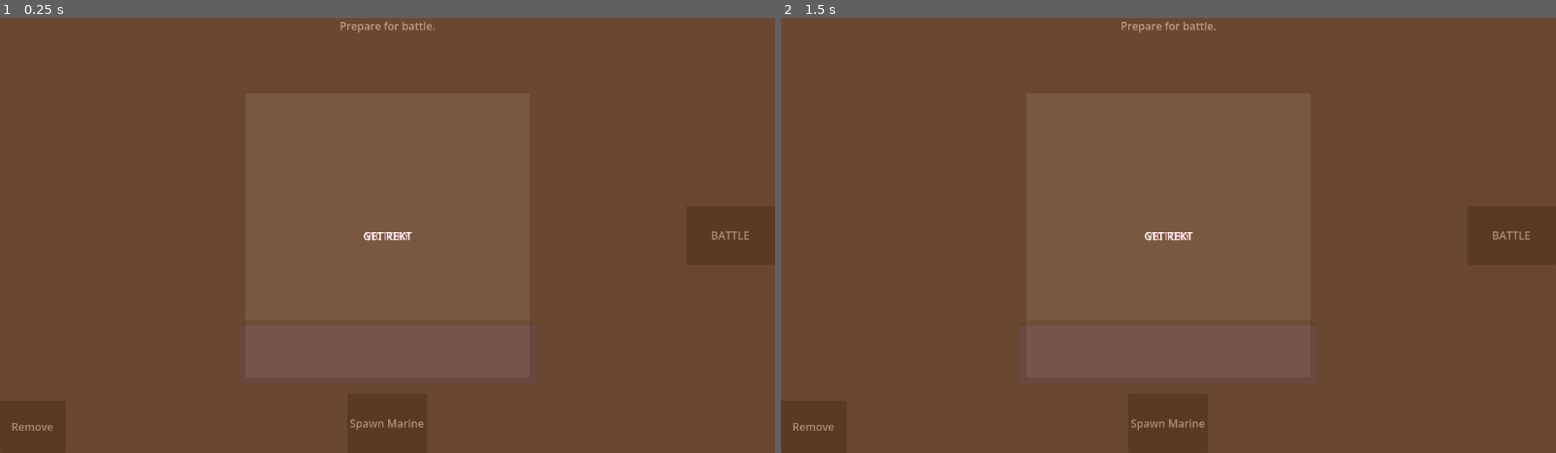
Above: before the commit, frames 1-2 (left to right).
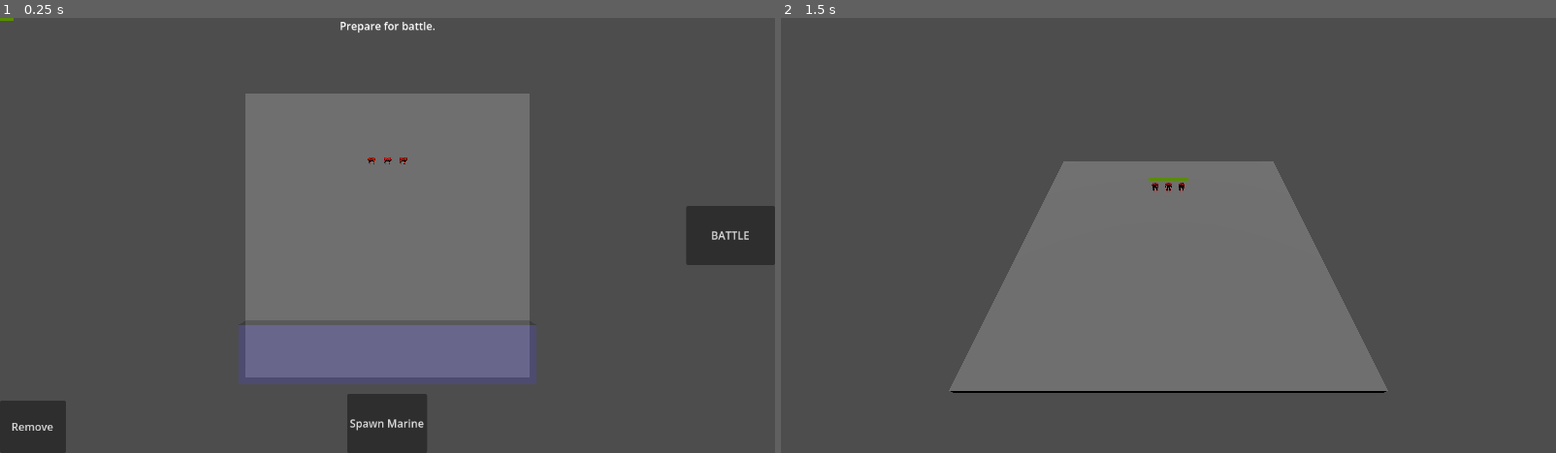
Above: after the commit, the same moments.

Repository: boulderpusher/heresy
Game: Godot game, scene res://control/main.tscn
Same seed, same stepped clock (60 frames per second), same inputs: the game is played once before the commit and once after it.
Inputs (mouse positions are in pixels of both pictures, inside the frame that each line leads up to):
- Up to frame 1 (0.25 s): no input
- Up to frame 2 (1.5 s): click "BATTLE" at 0.5 s; click (1168, 422) at 1.25 s, where only the run before the commit has a clickable "Spawn Marine"

The runs differ from the first frame. In frame 1, 100% of the frame differs, in the area x 0-100%, y 0-100%; in frame 2, 100%.
Error before the commit: Parse Error: Identifier "marine_scene" not declared in the current scope. (res://control/main.gd:103)

Commit message:
finished marine scene and spawning, no battle yet

Diff:
--- a/content/armies/army1.tscn
+++ b/content/armies/army1.tscn
@@ -24,17 +24,11 @@
 transform = Transform3D(1, 0, 0, 0, 1, 0, 0, 0, 1, 0, -1, 0)
 mesh = SubResource("BoxMesh_kod4a")
 
-[node name="Marine1" parent="." unique_id=954533674 instance=ExtResource("1_kov8m")]
-transform = Transform3D(1, 0, 0, 0, 1, 0, 0, 0, 1, 17.047966, 0, -40.4386)
+[node name="Marine" parent="." unique_id=1940411794 instance=ExtResource("1_kov8m")]
+transform = Transform3D(1, 0, 0, 0, 1, 0, 0, 0, 1, -5.458836, 0, -26.129936)
 
-[node name="Marine2" parent="." unique_id=1211483603 instance=ExtResource("1_kov8m")]
-transform = Transform3D(1, 0, 0, 0, 1, 0, 0, 0, 1, 8.02594, 0, -40.4386)
+[node name="Marine2" parent="." unique_id=1288079444 instance=ExtResource("1_kov8m")]
+transform = Transform3D(1, 0, 0, 0, 1, 0, 0, 0, 1, 5.376497, 0, -26.129936)
 
-[node name="Marine3" parent="." unique_id=900687977 instance=ExtResource("1_kov8m")]
-transform = Transform3D(1, 0, 0, 0, 1, 0, 0, 0, 1, -0.20415497, 0, -40.4386)
-
-[node name="Marine4" parent="." unique_id=1491825827 instance=ExtResource("1_kov8m")]
-transform = Transform3D(1, 0, 0, 0, 1, 0, 0, 0, 1, -8.895439, 0, -40.4386)
-
-[editable path="Marine1"]
-[editable path="Marine1/Pivot/Body"]
+[node name="Marine3" parent="." unique_id=870136909 instance=ExtResource("1_kov8m")]
+transform = Transform3D(1, 0, 0, 0, 1, 0, 0, 0, 1, 0, 0, -26.129936)
--- a/control/main.gd
+++ b/control/main.gd
@@ -4,7 +4,7 @@
 enum Team {PLAYER, ENEMY}
 enum GamePhase {SPAWN, BATTLE, END}
 
-#var marine_scene = preload("res://units/marine/marine.tscn")
+var marine_scene = preload("res://units/marine/marine.tscn")
 var _units: Array[Unit]
 var _n_units: Dictionary
 
@@ -19,16 +19,19 @@
 
 const RAY_LENGTH = 1000
 
+
 func _ready() -> void:
 	_hide_ui()
 	_camera = $CameraPivot/Camera3D
 	_current_battle = 1
 	_start_phase(GamePhase.SPAWN)
 
+
 func _hide_ui():
 	for child in get_children():
 		if child is Control:
 			child.hide()
+
 
 func _start_phase(phase):
 	_game_phase = phase
@@ -44,7 +47,7 @@
 			_n_units[unit.get_team()] += 1
 		$BattleUI.show()
 		for unit in _units:
-			unit.dead.connect(_on_unit_death)
+			unit.died.connect(_on_unit_death)
 			unit.activate()
 		$CameraPivot.rotate_x(PI / 4)
 	if phase == GamePhase.END:
@@ -59,14 +62,18 @@
 		else:
 			$EndUI/Defeat.show()
 
+
 func _on_battle_button_pressed() -> void:
 	if not _unit_to_spawn:
 		print("starting battle")
 		_start_phase(GamePhase.BATTLE)
 
+
 func _physics_process(delta: float) -> void:
 	if _game_phase == GamePhase.SPAWN and _unit_to_spawn:
 		_unit_to_mouse()
+		print(_unit_to_spawn.position)
+
 
 func _raycast_mouse():
 	var mousepos = get_viewport().get_mouse_position()
@@ -78,6 +85,7 @@
 	raycast.force_raycast_update()
 	return raycast
 
+
 func _unit_to_mouse():
 	var raycast = _raycast_mouse()
 	var spawn_point = raycast.get_collision_point()
@@ -85,9 +93,10 @@
 	_spawnable = raycast.get_collider() == $Ground and _unit_to_spawn in \
 			$SpawnArea.get_overlapping_bodies()
 
+
 func _spawn_enemy_army():
 	if _current_battle == 1:
-		var army = load("res://army1.tscn").instantiate()
+		var army = load("res://content/armies/army1.tscn").instantiate()
 		for child in army.get_children():
 			if child is Unit:
 				army.remove_child(child)
@@ -98,15 +107,18 @@
 				_units.append(child)
 		army.queue_free()
 
+
 func _spawn_marine(location, direction, team):
 	var team_group = "player_army" if team == Team.PLAYER else "enemy_army"
 	var marine = marine_scene.instantiate()
-	marine.initialize(location, direction)
 	add_child(marine)
+	marine.position = location
+	marine.look_at(direction, Vector3(0, 1, 0))
 	marine.set_team(team)
 	marine.add_to_group(team_group)
 	_units.append(marine)
 	return marine
+
 
 func _on_unit_death(unit):
 	_units.erase(unit)
@@ -118,17 +130,20 @@
 		_victor = Team.PLAYER if team == Team.ENEMY else Team.ENEMY
 		_start_phase(GamePhase.END)
 
+
 func _on_spawn_marine_button_pressed() -> void:
 	if _unit_to_spawn:
 		return
 	var marine = _spawn_marine(Vector3(0, 0, 0), Vector3(0, 0, -1), Team.PLAYER)
 	_unit_to_spawn = marine
 
+
 func _on_remove_button_pressed() -> void:
 	if _unit_to_spawn:
 		_units.erase(_unit_to_spawn)
 		_unit_to_spawn.queue_free()
 		_spawnable = false
+
 
 func _input(event):
 	if event is InputEventMouseButton and event.is_pressed():
--- a/control/main.tscn
+++ b/control/main.tscn
@@ -1,6 +1,6 @@
 [gd_scene format=3 uid="uid://cc15lrj7degky"]
 
-[ext_resource type="Script" uid="uid://be7mqpc857q5e" path="res://control/units_test.gd" id="1_7bt3c"]
+[ext_resource type="Script" uid="uid://f2kthd50bt6k" path="res://control/main.gd" id="1_7bt3c"]
 
 [sub_resource type="BoxShape3D" id="BoxShape3D_7dm0k"]
 size = Vector3(100, 2, 100)
--- a/control/units_test.gd
+++ b/control/units_test.gd
@@ -6,8 +6,9 @@
 
 func _ready() -> void:
 	var marine = marine_scene.instantiate()
+	marine.position = Vector3(1, 0, 0)
+	add_child(marine)
 	marine.initialize(Team.PLAYER)
-	marine.position = Vector3(0, 0, 0)
 
 
 func _process(delta: float) -> void:
--- a/project.godot
+++ b/project.godot
@@ -22,8 +22,8 @@
 [layer_names]
 
 3d_physics/layer_1="environment"
-3d_physics/layer_2="blue_team"
-3d_physics/layer_3="red_team"
+3d_physics/layer_2="player_army"
+3d_physics/layer_3="enemy_army"
 3d_physics/layer_4="out_of_bounds"
 
 [physics]
--- a/units/components/attack_component.gd
+++ b/units/components/attack_component.gd
@@ -4,7 +4,7 @@
 
 @export var damage: int
 @export var cooldown: float
-@export var range: float
+@export var attack_range: float
 
 var is_active: bool = false
 var is_ready: bool = true
@@ -14,7 +14,7 @@
 func _ready() -> void:
 	cooldown_timer = $CooldownTimer
 	cooldown_timer.wait_time = cooldown
-	$AttackRange/CollisionShape3D/SphereShape3D.radius = range
+	$AttackRange/CollisionShape3D.shape.radius = attack_range
 
 
 func _process(delta: float) -> void:
--- a/units/components/attack_component.tscn
+++ b/units/components/attack_component.tscn
@@ -6,9 +6,6 @@
 
 [node name="AttackComponent" type="Node3D" unique_id=1632718827]
 script = ExtResource("1_3dc41")
-damage = null
-cooldown = null
-range = null
 
 [node name="AttackRange" type="Area3D" parent="." unique_id=1684081602]
 
--- /dev/null
+++ b/units/components/body_component.gd
@@ -0,0 +1,11 @@
+extends Node
+
+
+# Called when the node enters the scene tree for the first time.
+func _ready() -> void:
+	pass # Replace with function body.
+
+
+# Called every frame. 'delta' is the elapsed time since the previous frame.
+func _process(delta: float) -> void:
+	pass
--- a/units/components/health_component.gd
+++ b/units/components/health_component.gd
@@ -7,6 +7,7 @@
 var current_health: int
 var parent: Node3D
 var camera: Camera3D
+var _is_active: bool = false
 
 
 func _ready() -> void:
@@ -19,7 +20,8 @@
 
 
 func _process(delta: float) -> void:
-	position = camera.unproject_position(parent.global_position) + Vector2(-size.x/2, 0) + Vector2(0, -20)
+	if _is_active:
+		position = camera.unproject_position(parent.global_position) + Vector2(-size.x/2, 0) + Vector2(0, -20)
 	#if _camera.is_position_behind(_parent.position):
 	#	visible = false
 
@@ -30,3 +32,11 @@
 		value = current_health
 		if current_health == 0:
 			health_depleted.emit()
+
+
+func activate():
+	_is_active = true
+
+
+func deactivate():
+	_is_active = false
--- /dev/null
+++ b/units/marine/marine.gd
@@ -0,0 +1,68 @@
+extends Unit
+
+var _body_component: Node3D
+var _health_component: HealthComponent
+var _attack_component: AttackComponent
+
+
+func _ready() -> void:
+	_body_component = $MarineBody
+	_attack_component = $AttackComponent
+	_health_component = $HealthComponent
+	_health_component.health_depleted.connect(die)
+
+
+func activate():
+	super.activate()
+	_health_component.activate()
+	_attack_component.activate()
+
+
+func set_team(team):
+	var collision_layer = 2 if team == Main.Team.PLAYER else 3
+	set_collision_layer_value(collision_layer, true)
+	_team = team
+	_body_component.set_team(team)
+
+
+func _process(delta: float) -> void:
+	if not _is_active:
+		return
+	_enemies = get_tree().get_nodes_in_group("enemy_army")
+	if _state == State.IDLE:
+		pass
+	elif _state == State.DEAD:
+		pass
+	elif _state == State.WALKING:
+		_target = find_nearest(_enemies)
+		if not _target:
+			_state == State.IDLE
+		else:
+			_attack_component.set_target(_target)
+			if _attack_component.is_target_in_range():
+				_attack_component.activate()
+				_state == State.ATTACKING
+	elif _state == State.ATTACKING:
+		if not _target:
+			_target = find_nearest(_enemies)
+		if _target:
+			_attack_component.set_target(_target)
+			if not _attack_component.is_target_in_range():
+				_attack_component.deactivate()
+				_state = State.WALKING
+
+
+func _physics_process(delta: float) -> void:
+	if _is_active and _state == State.WALKING:
+		print("IM WALKIN HERE")
+		if _target:
+			_direction = (_target.position - position).normalized()
+		_speed = min(_speed + acceleration, max_speed)
+		velocity = _speed * _direction
+		if _direction != Vector3.ZERO:
+			look_at(_direction, Vector3.UP, true)
+		move_and_slide()
+
+
+func take_hit(damage):
+	_health_component.take_damage(damage)
--- a/units/marine/marine.tscn
+++ b/units/marine/marine.tscn
@@ -1,5 +1,6 @@
 [gd_scene format=3 uid="uid://dtq4rv8087i6r"]
 
+[ext_resource type="Script" uid="uid://y2c11hguhrp" path="res://units/marine/marine.gd" id="1_ags6y"]
 [ext_resource type="PackedScene" uid="uid://djrx5fluiuckx" path="res://units/marine/marine_body.tscn" id="1_wqxfj"]
 [ext_resource type="Script" uid="uid://c2stacfqm78me" path="res://units/marine/marine_body.gd" id="2_68hgb"]
 [ext_resource type="PackedScene" uid="uid://c13ni71n0ghhd" path="res://units/components/attack_component.tscn" id="3_ags6y"]
@@ -9,6 +10,11 @@
 size = Vector3(2.7539063, 4.4501343, 1.6960602)
 
 [node name="Marine" type="CharacterBody3D" unique_id=1940411794]
+collision_layer = 0
+collision_mask = 7
+script = ExtResource("1_ags6y")
+max_speed = 10.0
+acceleration = 10.0
 
 [node name="MarineBody" parent="." unique_id=1231747720 instance=ExtResource("1_wqxfj")]
 script = ExtResource("2_68hgb")
@@ -20,7 +26,7 @@
 [node name="AttackComponent" parent="." unique_id=1632718827 instance=ExtResource("3_ags6y")]
 damage = 10
 cooldown = 0.5
-range = 10.0
+attack_range = 20.0
 
 [node name="HealthComponent" parent="." unique_id=1670318220 instance=ExtResource("4_68hgb")]
 max_health = 50
--- a/units/marine/marine_body.gd
+++ b/units/marine/marine_body.gd
@@ -1,12 +1,18 @@
 extends Node3D
 
-var _skeleton
+var _skeleton: Skeleton3D
+var _animation_player: AnimationPlayer
 var _armor_material: Material
 var _eyes_material: Material
 
 
 func _ready():
 	_skeleton = $Armature/Skeleton3D
+	_animation_player = $AnimationPlayer
+
+
+func play_animation(animation):
+	_animation_player.play(animation)
 
 
 # store team and change armor color
--- a/units/unit.gd
+++ b/units/unit.gd
@@ -9,67 +9,14 @@
 @export var max_speed: float
 @export var acceleration: float
 
-var body_component: CharacterBody3D
-var health_component: HealthComponent
-var attack_component: AttackComponent
+var _state: State = State.IDLE
+var _is_active: bool = false
+var _speed: float = 0
+var _direction: Vector3 = Vector3.ZERO
 
-var state: State = State.IDLE
-var is_active: bool = false
-var speed: float = 0
-var direction: Vector3 = Vector3.ZERO
-
-var team: Main.Team
-var target: Unit = null
-var enemies: Array[Node]
-
-
-func _ready() -> void:
-	body_component = $BodyComponent
-	attack_component = $AttackComponent
-	health_component = $HealthComponent
-	health_component.health_depleted.connect(die)
-
-
-func initialize(team):
-	self.team = team
-	body_component.set_team(team)
-
-
-func _process(delta: float) -> void:
-	enemies = get_tree().get_nodes_in_group("enemy_army")
-	if is_active:
-		if state == State.IDLE:
-			pass
-		elif state == State.DEAD:
-			pass
-		elif state == State.WALKING:
-			target = find_nearest(enemies)
-			if not target:
-				state == State.IDLE
-			else:
-				attack_component.set_target(target)
-				if attack_component.is_target_in_range():
-					attack_component.activate()
-					state == State.ATTACKING
-		elif state == State.ATTACKING:
-			if not target:
-				target = find_nearest(enemies)
-			if target:
-				attack_component.set_target(target)
-				if not attack_component.is_target_in_range():
-					attack_component.deactivate()
-					state = State.WALKING
-
-
-func _physics_process(delta: float) -> void:
-	if is_active and state == State.WALKING:
-		if target:
-			direction = (target.position - position).normalized()
-		speed = min(speed + acceleration, max_speed)
-		velocity = speed * direction
-		if direction != Vector3.ZERO:
-			look_at(direction, Vector3.UP, true)
-		move_and_slide()
+var _team: Main.Team
+var _target: Unit = null
+var _enemies: Array[Node]
 
 
 func find_nearest(bodies):
@@ -84,17 +31,17 @@
 
 
 func activate():
-	is_active = true
+	_is_active = true
 
 
 func deactivate():
-	is_active = false
+	_is_active = false
 
 
-func take_hit(damage):
-	health_component.take_damage(damage)
+func get_team():
+	return _team
 
 
 func die():
-	state = State.DEAD
+	_state = State.DEAD
 	died.emit()
Not shown: 1 places in content/armies/army1.tscn that only renumber resources
Not shown, added: units/components/body_component.gd.uid
Not shown, added: units/marine/marine.gd.uid
